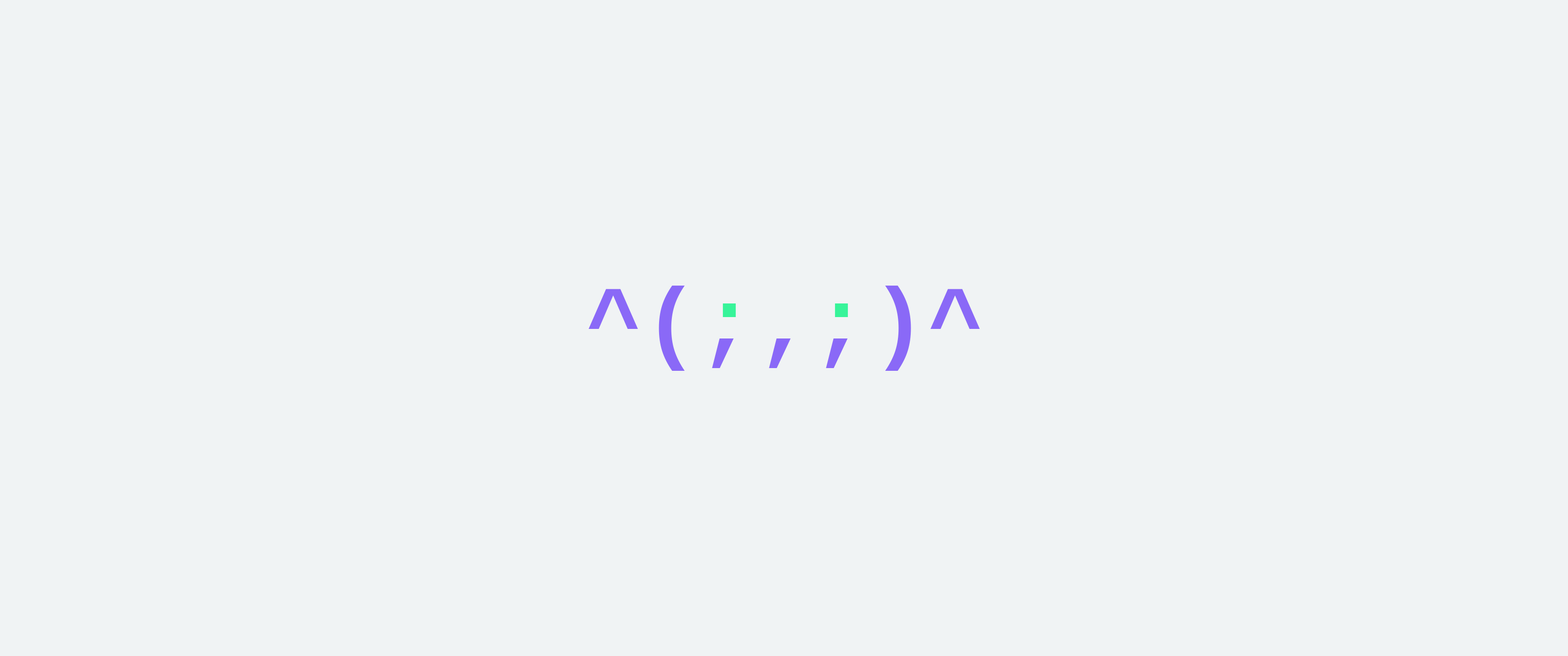
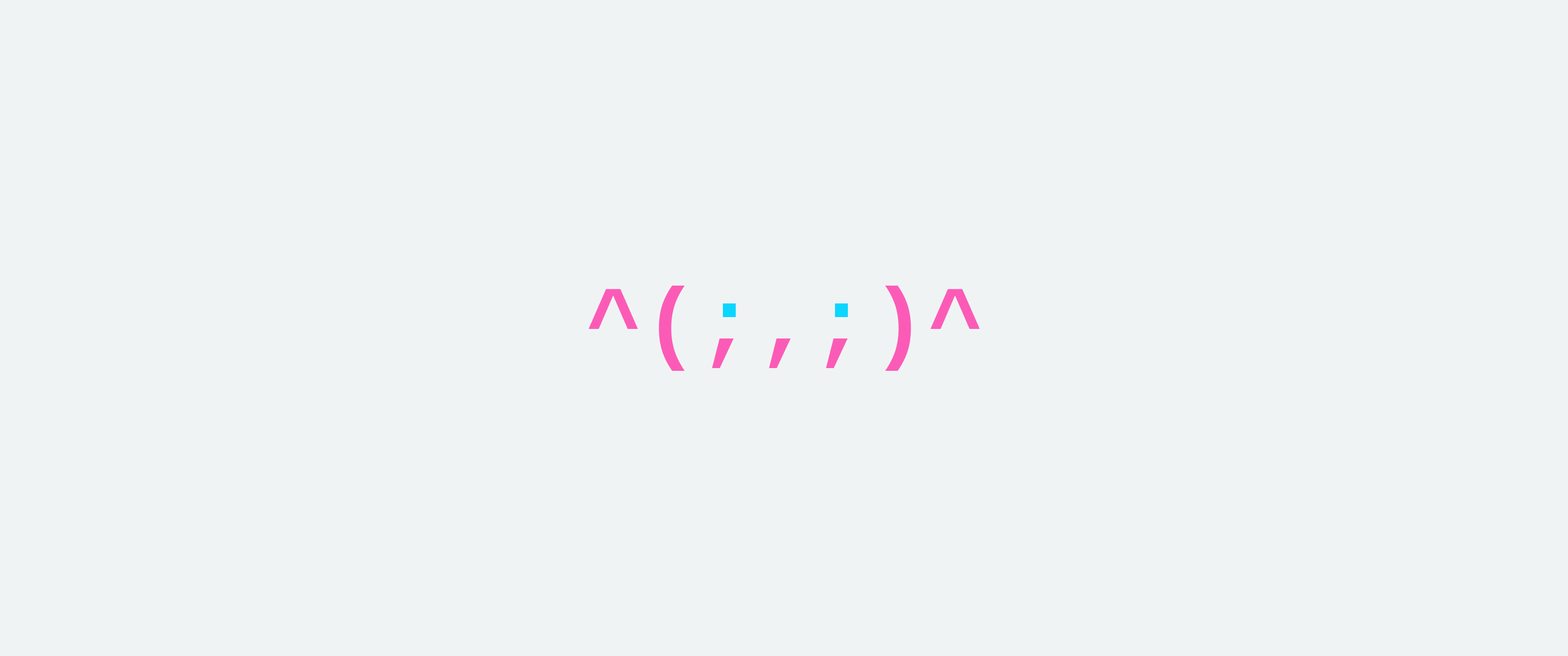
The second 1568×656 image is a revision of the first. Changes to its layers:
painted on "Body" over [588, 285, 980, 372]
painted on "Eyes" over [722, 303, 849, 318]